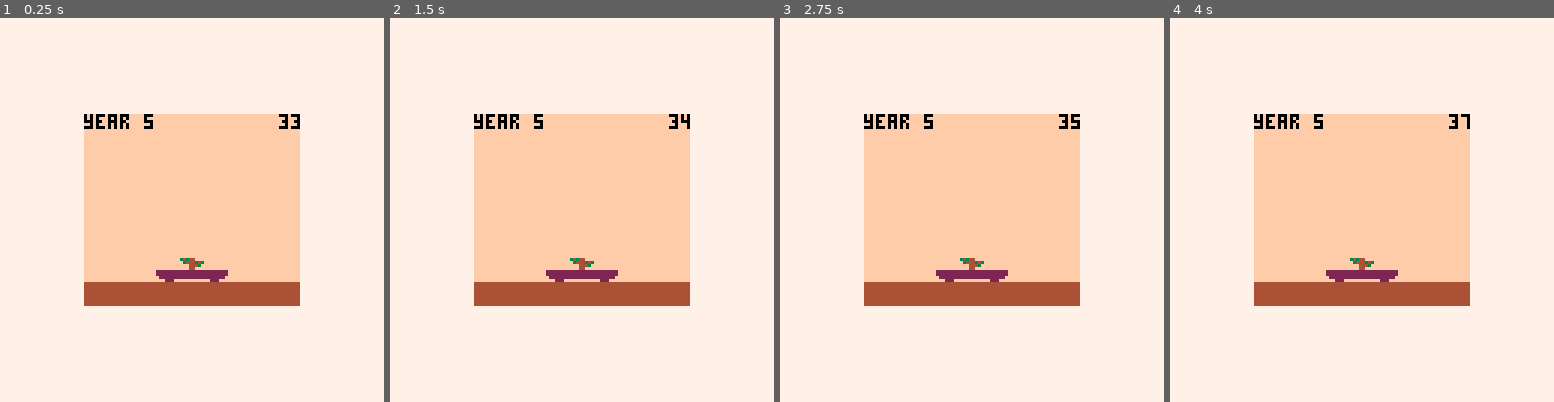
Above: before the commit, frames 1-4 (left to right).
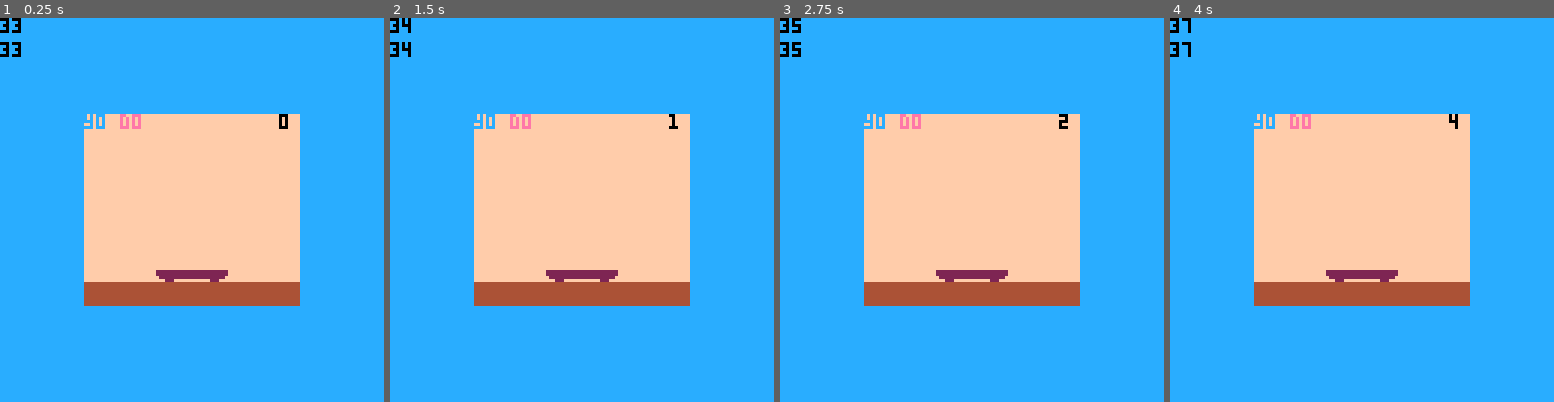
Above: after the commit, the same moments.

Repository: onefinedruid/bit-bonsai
Game: PICO-8 cartridge bitbonsai.p8
Same seed, same stepped clock (60 frames per second), same inputs: the game is played once before the commit and once after it.
Inputs:
- Up to frame 1 (0.25 s): no input
- Up to frame 2 (1.5 s): no input
- Up to frame 3 (2.75 s): no input
- Up to frame 4 (4 s): no input

The runs differ from the first frame. In frame 1, 73% of the frame differs, in the area x 0-100%, y 0-100%; in frame 2, 73%; in frame 3, 73%; in frame 4, 72%.

Commit message:
Update bitbonsai.p8

Diff:
--- a/bitbonsai.p8
+++ b/bitbonsai.p8
@@ -3,8 +3,12 @@
 __lua__
 --init
 function init()
+sec=stat(95)
+nsec=0
+hour=0
 day=0
-year=5
+year=0
+date=""
 rootx=60
 rooty=80
 
@@ -19,19 +23,22 @@
 -->8
 --draw
 function _draw()
+cls(12)
 map(0,0,28,32,64,64,1)
-print("year " ..tostr(year), 28, 32, 0)
-print(day,93,32,0)
-spr(7,rootx,rooty)
+print("y" ..tostr(year), 28, 32, 12)
+print("d" ..tostr(day), 40, 32, 14)
+print(hour,93,32,0)
 
 
+print(sec, 0, 0, 0)
+print(nsec, 0, 8, 0)
 
-…(6 lines of a section not shown)…
+if day>=5 then
+  spr(7,rootx,rooty)
+  end
+if day>=25 then
+  spr(42,rootx,rooty-8)
+  end
 
 
 end
@@ -39,26 +46,39 @@
 -->8
 --update
 function _update()
-cls(7)
-day=stat(95)
 
+-- clock
+		nsec=stat(95)
+		if nsec==0 then sec=0 end
+		if hour==25 then hour=0 end
+		if sec<nsec then
+		  sec=sec+1
+		  hour=hour+1
+		  if hour==24 then
+		    day=day+1
+		  end
+		end
+		if day>365 then
+		  year=year+1
+		  day=0
+		end
 
-…(10 lines of a section not shown)…
+-- seasons
+	--[[	if day>=0 and day<91 then
+		  cls(14) end
+		if day>91 and day<183 then
+		  cls(12) end
+		if day>183 and day<274 then
+		  cls(9) end
+		if day>274 then
+		  cls(7) end]]--
 
 
 end
 
 -->8
 --0ther functions
+
 __gfx__
 00000000ffffffff44444444fffffffffffffffffffffffffff44fff34344ffffffffffffff44ffffffffffffffffffff333333fffffffff0000000000000000
 00000000ffffffff44444444fffffffffffffffffffffffffff44ffff3444343fffff33ffff44fffffffffffffffffff33333333ffffffff0000000000000000
